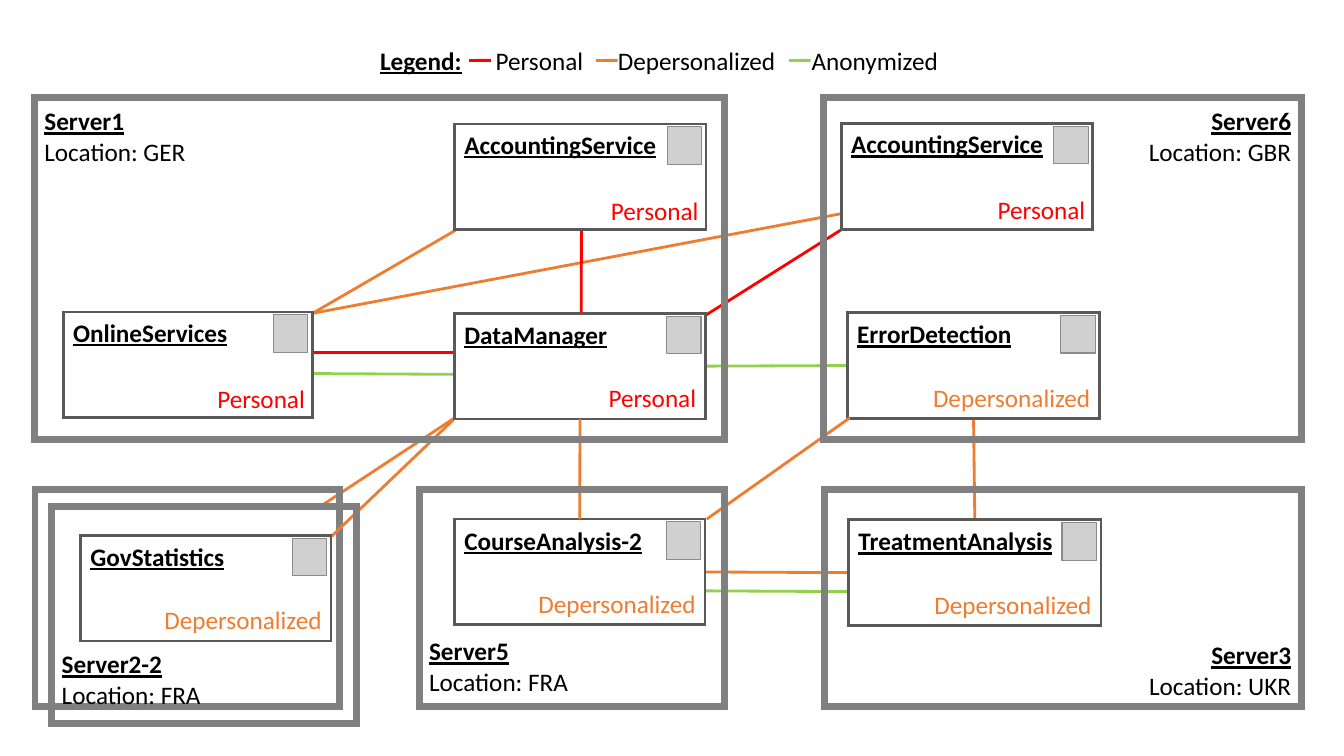
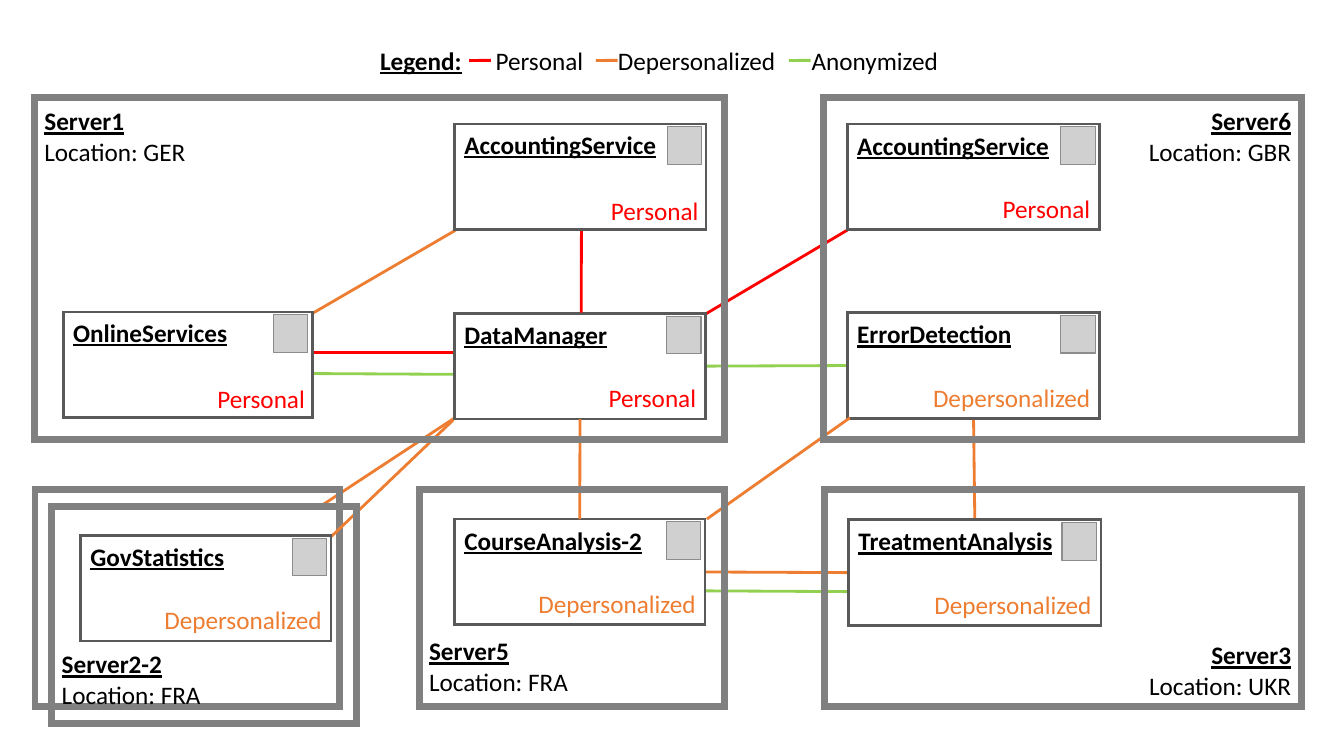
Before and after one commit to cocome-community-case-study/cocome-cloud-jee-privacy, a slide deck: slide 2 of Backup_MA/Ausarbeitung/graphs/medSystem_adap_calc.pptx. Drawn at 1344x756 pixels with LibreOffice and Linux fonts; fonts in the diff are those of the drawing; grey boxes stand for pictures. Boxes give left, top, right and bottom in pixels: in the first picture for what was removed or moved away, otherwise in the second. Text is boxed around its words. In the diff, an @@ line names an element or a change of style, - is before the commit and + after.

```diff
--- a/Backup_MA/Ausarbeitung/graphs/medSystem_adap_calc.pptx
+++ b/Backup_MA/Ausarbeitung/graphs/medSystem_adap_calc.pptx
@@ 2 texts, 1 picture, 1 rectangle: place and size @@
-2 texts, 1 picture, 1 rectangle at <box>842,124,1094,230</box>
+2 texts, 1 picture, 1 rectangle at <box>848,124,1101,230</box>
@@ line removed from (313, 314) to (843, 214) @@
@@ line moved from (843, 229) - (706, 316) to (848, 230) - (706, 315) @@
```
Also in this commit, not shown: 11 other files.
